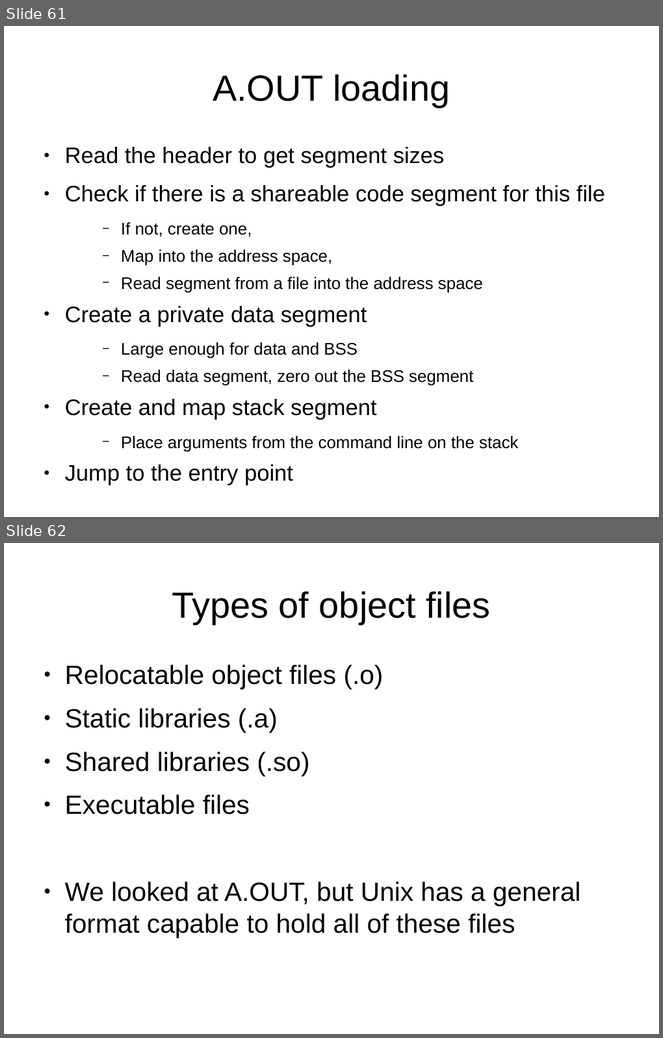
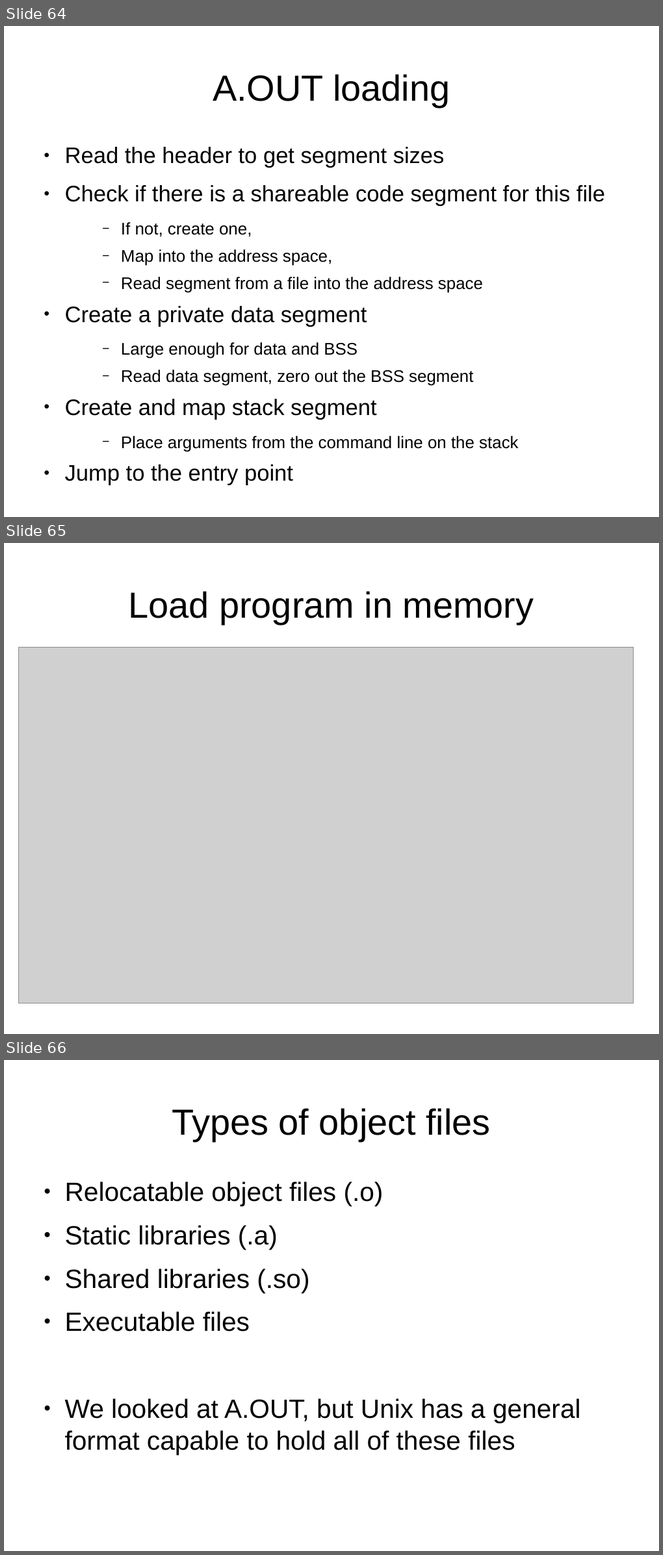
Before and after one commit to antonburtsev/cs5460, a slide deck: lectures/lecture04-linking-and-loading/lecture04-linking-and-loading.odp. Shown one above the other, each under a label of ours: slides 61 and 62 before the commit, slides 64, 65 and 66 after it. The pictures are 663x1038 and 663x1555 pixels, drawn with LibreOffice and Linux fonts; fonts in the diff are those of the drawing; grey boxes stand for pictures. Boxes give left, top, right and bottom in pixels: in the first picture for what was removed or moved away, otherwise in the second. Text is boxed around its words. In the diff, an @@ line names an element or a change of style, - is before the commit and + after.

```diff
--- a/lectures/lecture04-linking-and-loading/lecture04-linking-and-loading.odp
+++ b/lectures/lecture04-linking-and-loading/lecture04-linking-and-loading.odp
@@ slide 65 added at (x1=4, y1=543, x2=659, y2=1034), background #FFFFFF @@
@@ title added at (x1=129, y1=591, x2=534, y2=624), 44 pt, text #000000 @@
+Load program in memory
@@ picture added at (x1=19, y1=647, x2=634, y2=1004) @@
@@ what was slide 61 is now slide 64 @@
@@ what was slide 62 is now slide 66 @@
```
Also in this commit, not shown: 6 slides changed, 4 other slides added.
